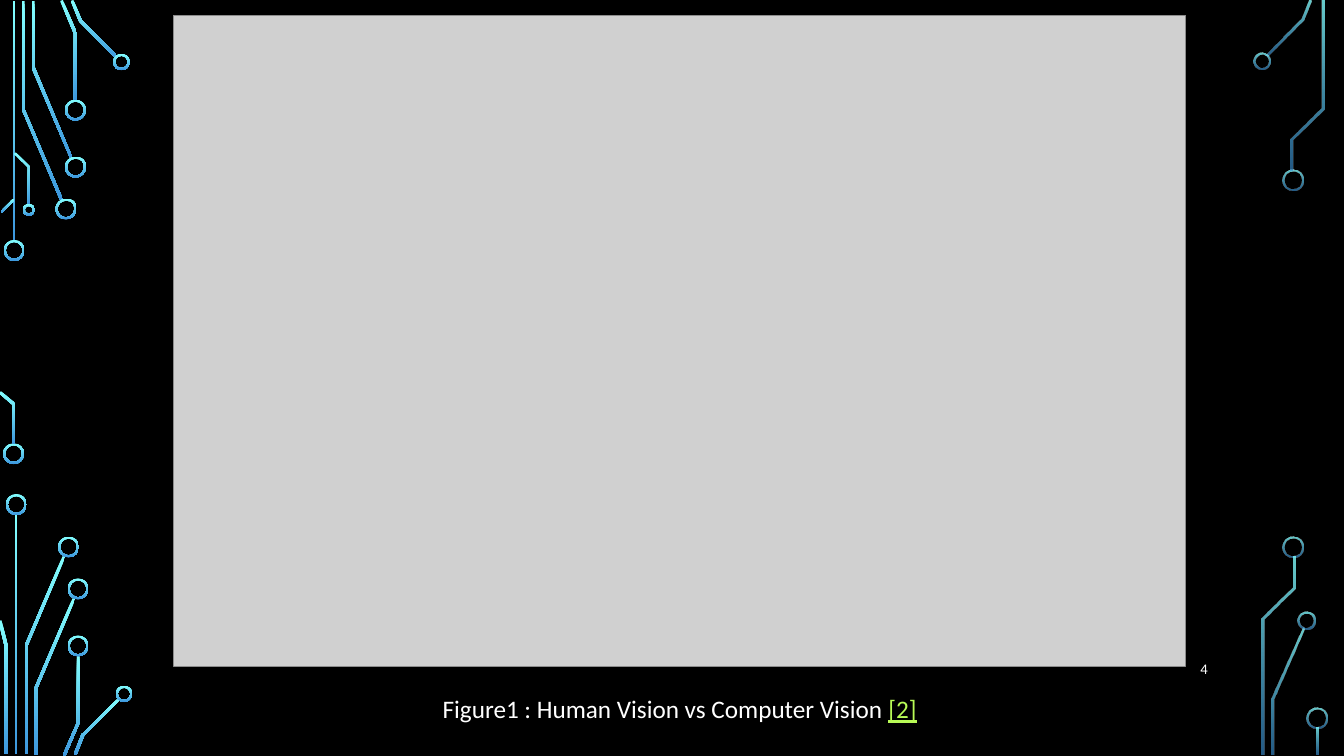
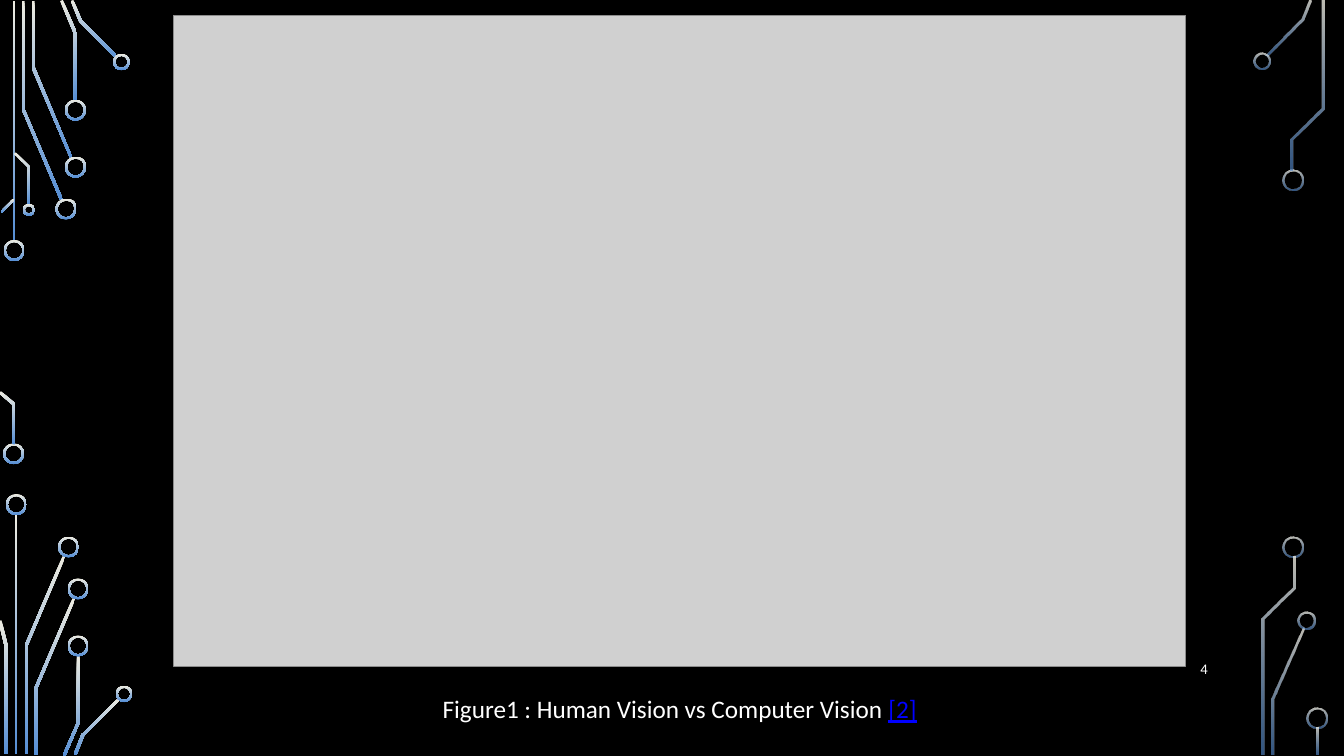
Before and after one commit to ARYAN-PURI/OpenCV-Learning, a slide deck: slide 4 of Presentation/22BEC032-ARYAN-PURI.pptx. Drawn at 1344x756 pixels with LibreOffice and Linux fonts; fonts in the diff are those of the drawing; grey boxes stand for pictures; background and template pictures are left out. Boxes give left, top, right and bottom in pixels: in the first picture for what was removed or moved away, otherwise in the second. Text is boxed around its words. In the diff, an @@ line names an element or a change of style, - is before the commit and + after.

```diff
--- a/Presentation/22BEC032-ARYAN-PURI.pptx
+++ b/Presentation/22BEC032-ARYAN-PURI.pptx
@@ fill gradient #82FFFF to #3D97DE to gradient #EEECE1 to #558ED5 in 36 elements at (4,240,25,261), (3,444,24,465), (22,1,63,201), (55,199,77,220), (31,1,72,158), (60,0,78,101), (65,156,86,177), (65,100,86,121), (71,0,117,58), (113,53,131,70), (1,199,15,213), (0,391,15,445), (14,152,30,205), (22,204,34,216), (15,514,18,755), (24,556,65,754), (6,494,27,515), (0,620,7,754), (58,536,80,558), (34,598,76,755), (63,655,80,756), (68,579,89,600), (68,635,89,656), (74,698,120,755), (116,686,133,702), (1266,0,1313,56), (1253,52,1270,70), (1282,169,1304,191), (1271,628,1305,755), (1299,612,1316,629), (1292,1,1325,171), (1284,536,1305,558), (1261,557,1296,755), (1307,708,1328,729), (1317,727,1320,755), (12,1,15,242) @@
@@ text "Figure1 : Human Vision vs ..." at (443,699,916,723): text colour #B8FA56 to #0000FF in "[2]" @@
```
Also in this commit, not shown: 7 other slides changed, 7 slides added, 6 other files.
